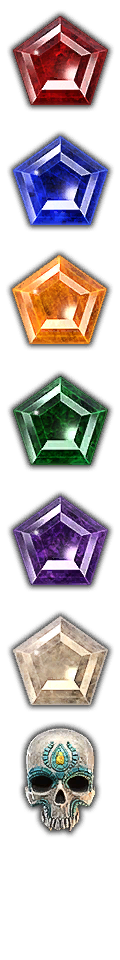
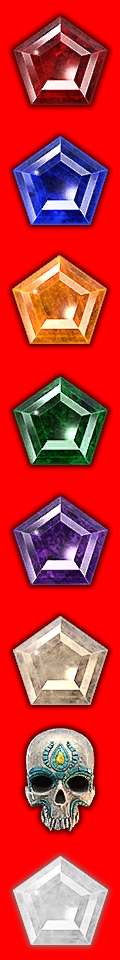
Comparing the layer stacks of the two 120×960 images. Changes:
added layer "Layer 11 copy" above "Layer 11" over (6, 849, 115, 952)
showed group "Group 1" (9 layers) over (0, 0, 120, 960)
added layer "Layer 12 copy" in group "Group 1" over (0, 840, 120, 960)
